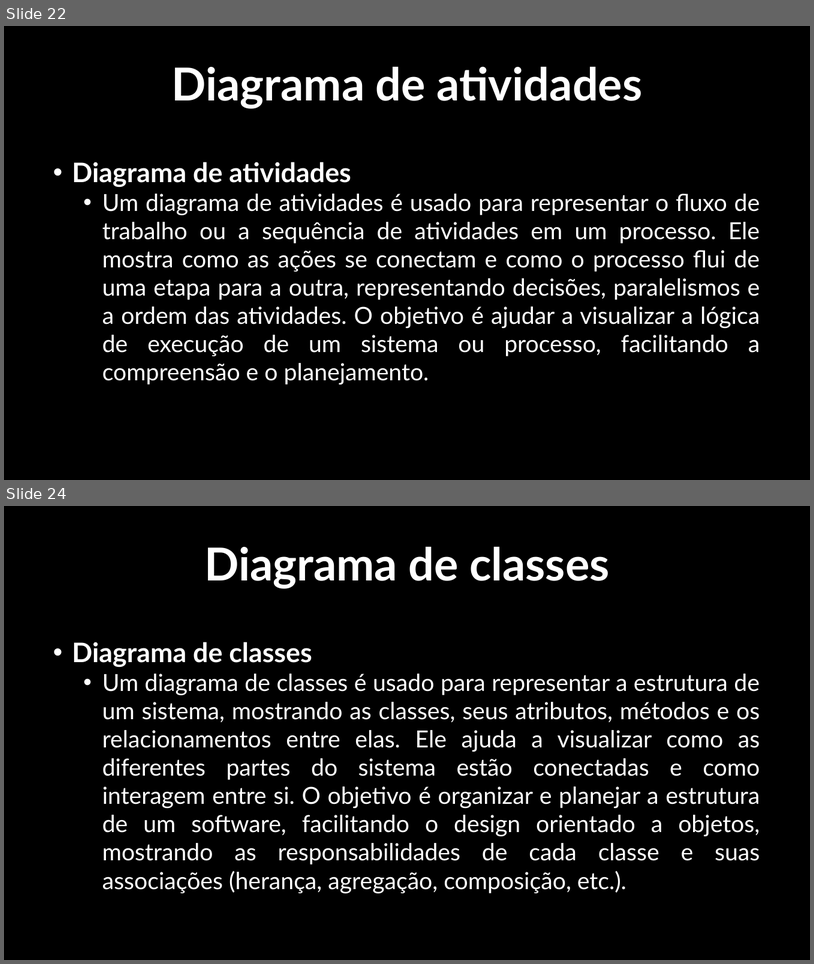
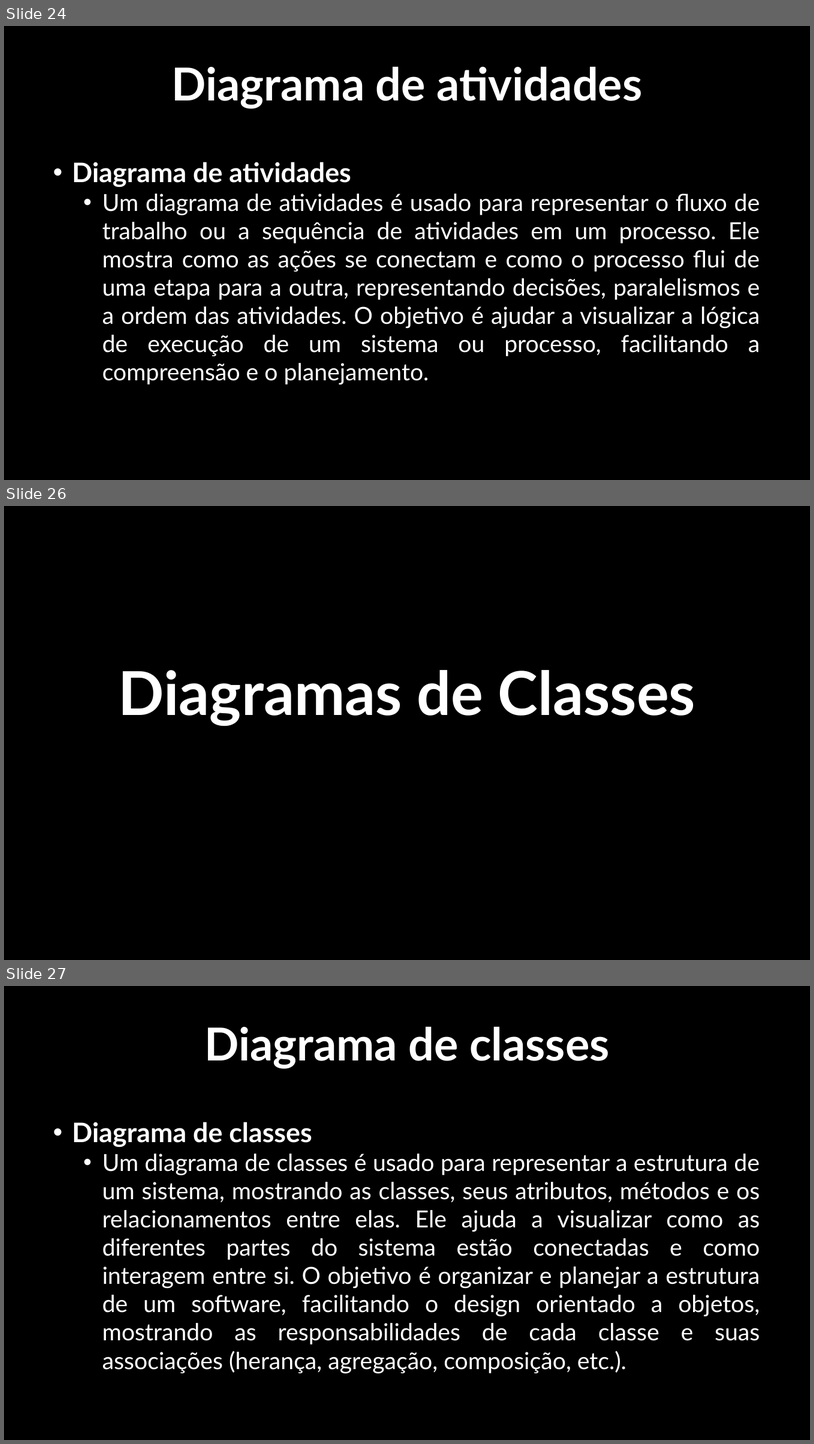
Before and after one commit to kaykymatos/analise-e-projeto-de-sistema-2, a slide deck: ProjetoDesenvolvidoPeloGrupo/Apresentação.pptx. Shown one above the other, each under a label of ours: slides 22 and 24 before the commit, slides 24, 26 and 27 after it; the slides between them are not shown. The pictures are 814x964 and 814x1444 pixels, drawn with LibreOffice and Linux fonts; fonts in the diff are those of the drawing; background and template pictures are left out. Boxes give left, top, right and bottom in pixels: in the first picture for what was removed or moved away, otherwise in the second. Text is boxed around its words. In the diff, an @@ line names an element or a change of style, - is before the commit and + after.

```diff
--- a/ProjetoDesenvolvidoPeloGrupo/Apresentação.pptx
+++ b/ProjetoDesenvolvidoPeloGrupo/Apresentação.pptx
@@ slide 26 added at <box>4,506,810,960</box>, background picture (left out) @@
@@ title added at <box>118,670,696,726</box>, 72 pt, text #FFFFFF, bold @@
+Diagramas de Classes
@@ what was slide 22 is now slide 24 @@
@@ what was slide 24 is now slide 27 @@
```
Also in this commit, not shown: 4 slides changed, 18 other slides added, 2 slides removed, 50 other files.
